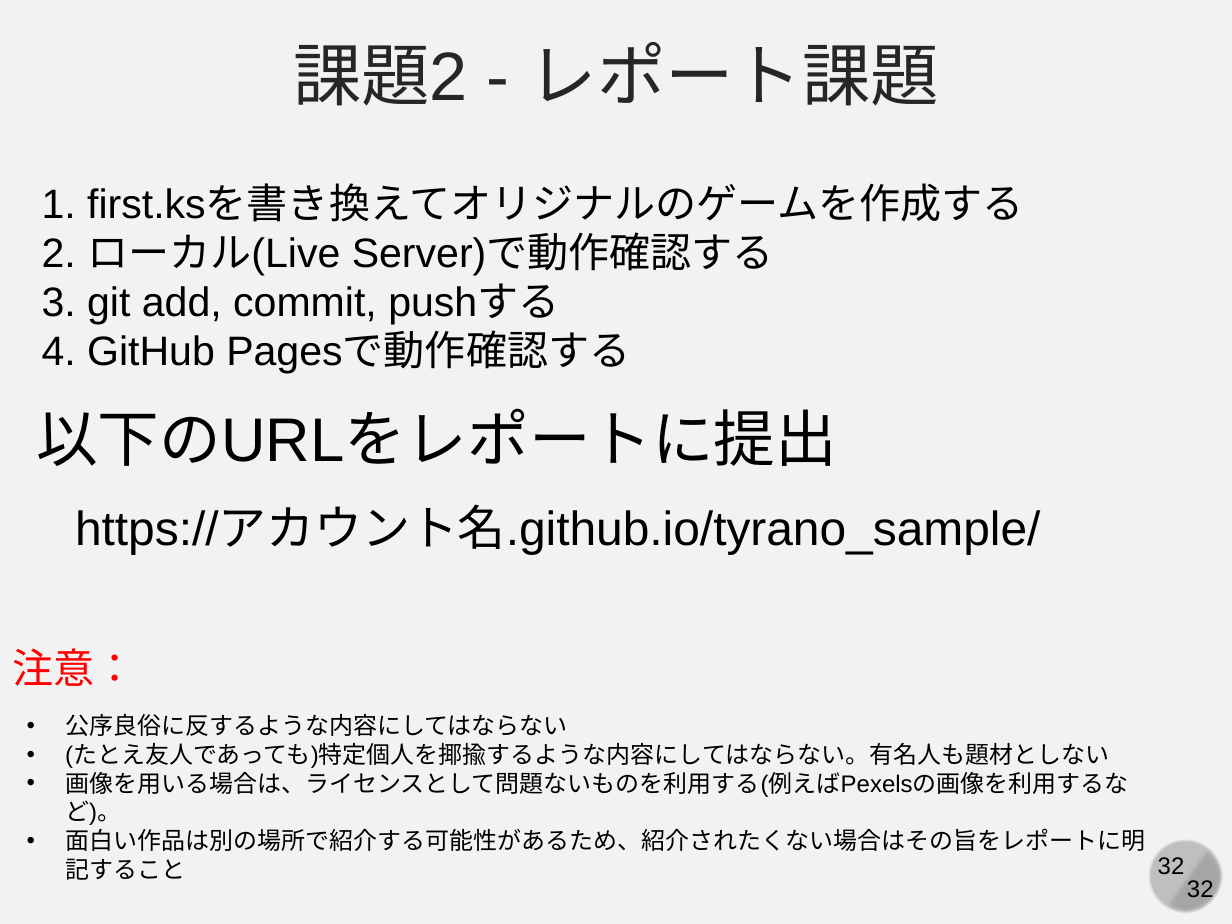
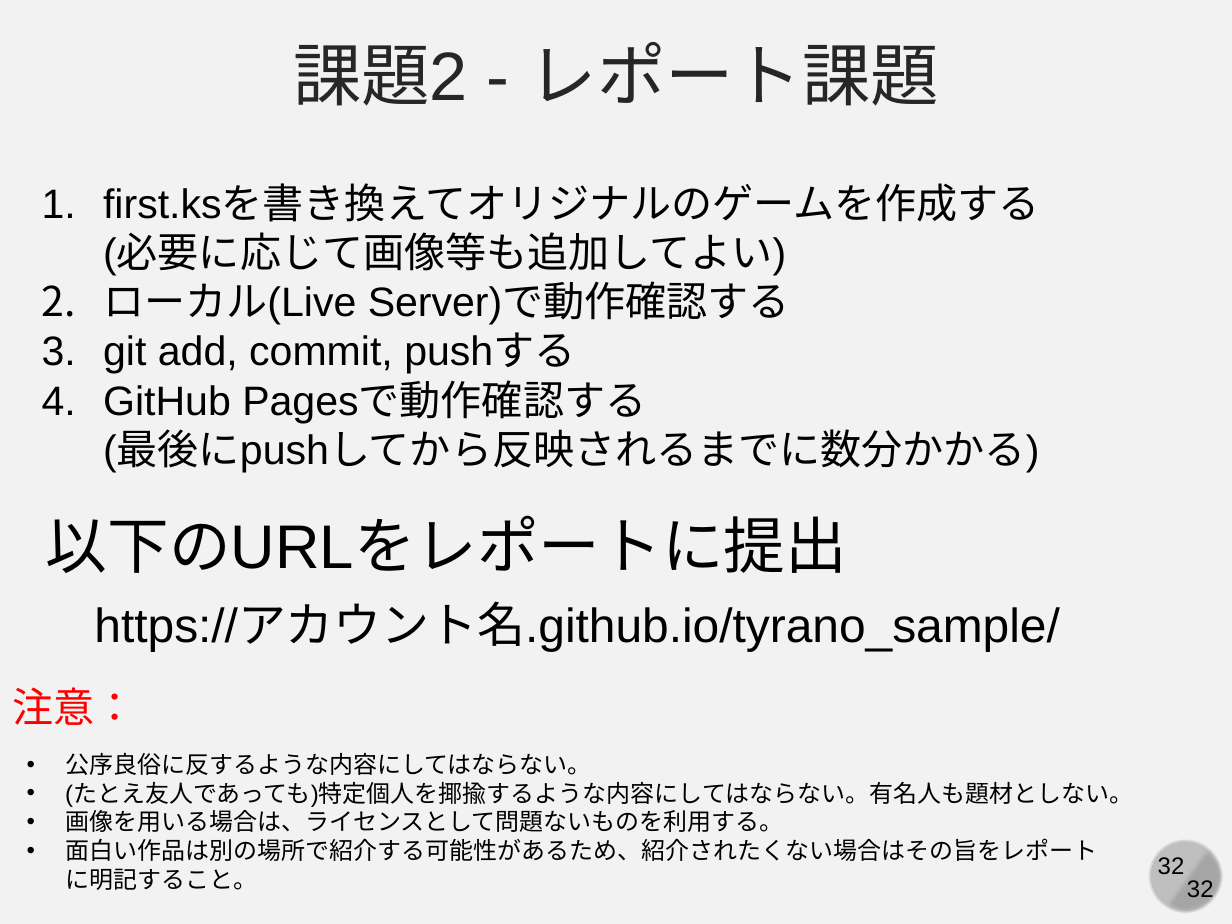
Before and after one commit to kaityo256/github, a slide deck: slide 32 of practice_github_advanced/fig/slide.pptx. Drawn at 1232x924 pixels with LibreOffice and Linux fonts; fonts in the diff are those of the drawing. Boxes give left, top, right and bottom in pixels: in the first picture for what was removed or moved away, otherwise in the second. Text is boxed around its words. In the diff, an @@ line names an element or a change of style, - is before the commit and + after.

Commit message:
:memo: フォルダの開き方を追加

```diff
--- a/practice_github_advanced/fig/slide.pptx
+++ b/practice_github_advanced/fig/slide.pptx
@@ text at <box>103,185,1040,472</box>: text changed @@
-1. first.ksを書き換えてオリジナルのゲームを作成する
-2. ローカル(Live Server)で動作確認する
-3. git add, commit, pushする
-4. GitHub Pagesで動作確認する
+1. first.ksを書き換えてオリジナルのゲームを作成する
+   (必要に応じて画像等も追加してよい)
+2. ローカル(Live Server)で動作確認する
+3. git add, commit, pushする
+4. GitHub Pagesで動作確認する
+   (最後にpushしてから反映されるまでに数分かかる)
@@ text "以下のURLをレポートに提出": place and size @@
-text "以下のURLをレポートに提出" at <box>36,408,837,466</box>
+text "以下のURLをレポートに提出" at <box>46,515,847,573</box>
@@ text "https://アカウント名.github.io/tyrano_sample/": place and size @@
-text "https://アカウント名.github.io/tyrano_sample/" at <box>75,507,1040,554</box>
+text "https://アカウント名.github.io/tyrano_sample/" at <box>94,604,1059,651</box>
@@ text "注意：": place and size @@
-text "注意：" at <box>13,648,136,686</box>
+text "注意：" at <box>12,687,135,725</box>
@@ text at <box>65,752,1133,890</box>: text changed @@
-• 公序良俗に反するような内容にしてはならない
-• (たとえ友人であっても)特定個人を揶揄するような内容にしてはならない。有名人も題材としない
-• 画像を用いる場合は、ライセンスとして問題ないものを利用する(例えばPexelsの画像を利用するなど)。
-• 面白い作品は別の場所で紹介する可能性があるため、紹介されたくない場合はその旨をレポートに明記すること
+• 公序良俗に反するような内容にしてはならない。
+• (たとえ友人であっても)特定個人を揶揄するような内容にしてはならない。有名人も題材としない。
+• 画像を用いる場合は、ライセンスとして問題ないものを利用する。
+• 面白い作品は別の場所で紹介する可能性があるため、紹介されたくない場合はその旨をレポートに明記すること。
```
Also in this commit, not shown: 6 other slides changed, 3 other files.
